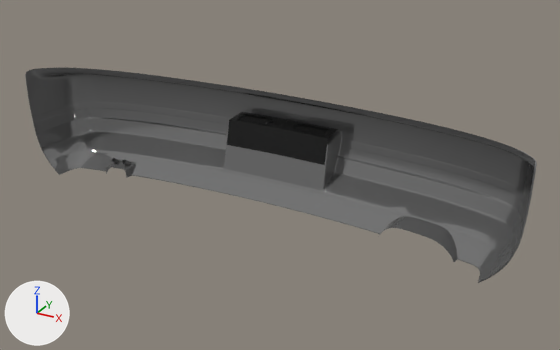
Before and after pictures for a commit that changed the glTF model content/cars/nissan_rs13/rearbumper_oem.glb.
One viewpoint serves both versions: a 50 mm lens placed at (1.08, 0.283, 1.113), pointed at (0.05, 2.155, 0.177). Every picture has the same lights, and +X, +Y and +Z are marked at lower left. Where no turn or scale is listed for an object, it has been applied to the vertices.

In view in the first picture: 'bumper', 'hooks', 'plate'.
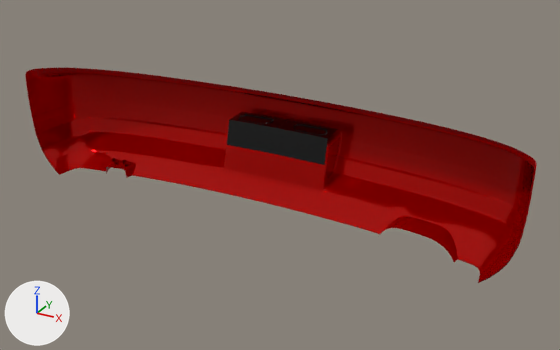
Pixel boxes [x1, y1, x2, y2] of what changed, in the pictures (560 x 350 px):
'bumper', surface changed (grey to red): [25, 68, 537, 283] in both
'hooks', surface changed: [112, 158, 132, 177] in both

The change, as a diff of the scene's bpy script:
```diff
--- a/content/cars/nissan_rs13/rearbumper_oem.glb.py
+++ b/content/cars/nissan_rs13/rearbumper_oem.glb.py
@@ mat_paint @@
 n2 = _N.new('ShaderNodeMix'); n2.name = 'Mix'
 n2.inputs[0].default_value = 1.0  # 'Factor'
-n2.inputs[7].default_value = (0.256, 0.256, 0.256, 1.0)  # 'B', grey #8a8a8a
+n2.inputs[7].default_value = (0.503, 0.0, 0.0, 1.0)  # 'B', red #bc0000
 n3 = _N.new('ShaderNodeVertexColor'); n3.name = 'Color Attribute'
```
